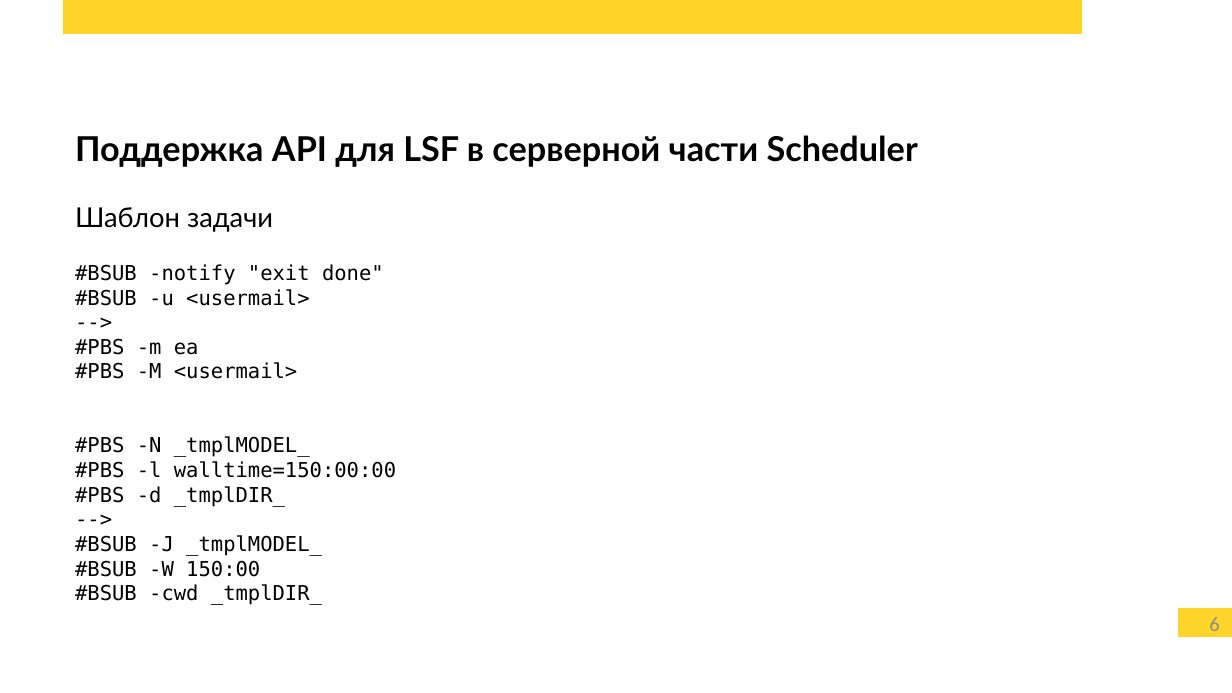
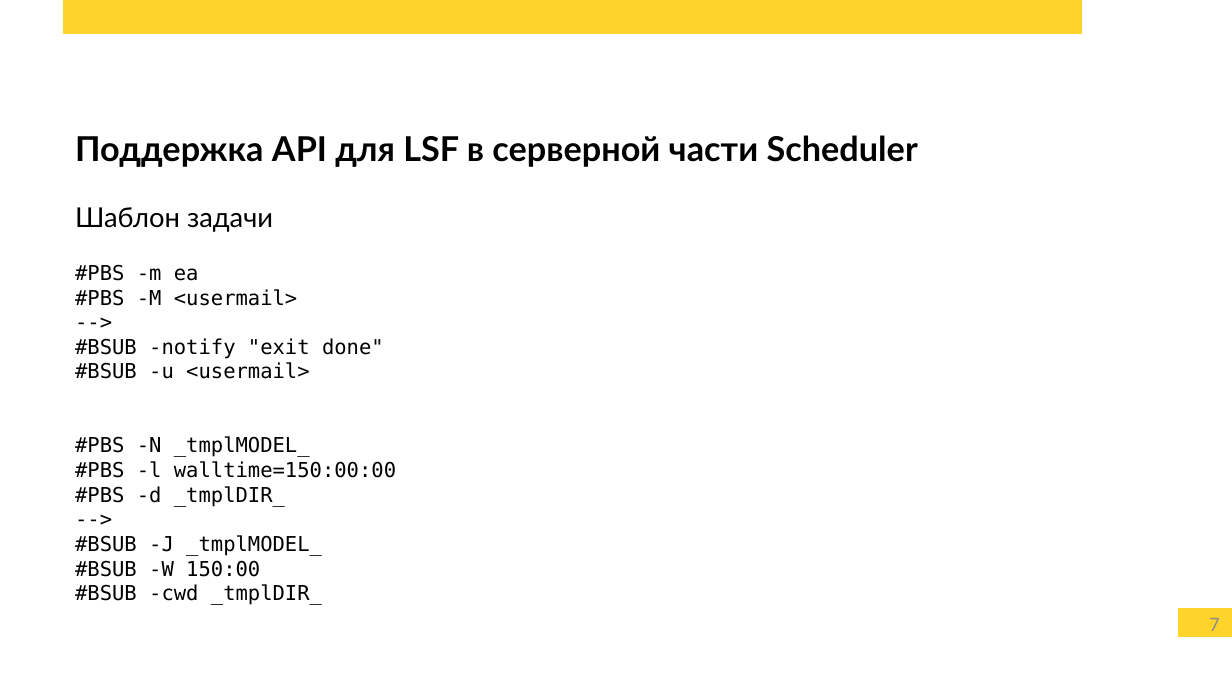
Before and after one commit to alz610/master-coursework, a slide deck: slide 7 of presentation/presentation.odp (slide 6 before the commit). Drawn at 1232x693 pixels with LibreOffice and Linux fonts; fonts in the diff are those of the drawing; background and template pictures are left out. Boxes give left, top, right and bottom in pixels: in the first picture for what was removed or moved away, otherwise in the second. Text is boxed around its words. In the diff, an @@ line names an element or a change of style, - is before the commit and + after.

```diff
--- a/presentation/presentation.odp
+++ b/presentation/presentation.odp
@@ text at box(75, 264, 297, 306): paragraphs added @@
+#PBS -m ea
+#PBS -M <usermail>
+-->
@@ text at box(75, 338, 297, 379): paragraphs removed @@
--->
-#PBS -m ea
-#PBS -M <usermail>
@@ page number at box(1209, 618, 1219, 631): text changed @@
-6
+7
```
Also in this commit, not shown: 4 other slides changed, 5 slides added, 7 other files.
